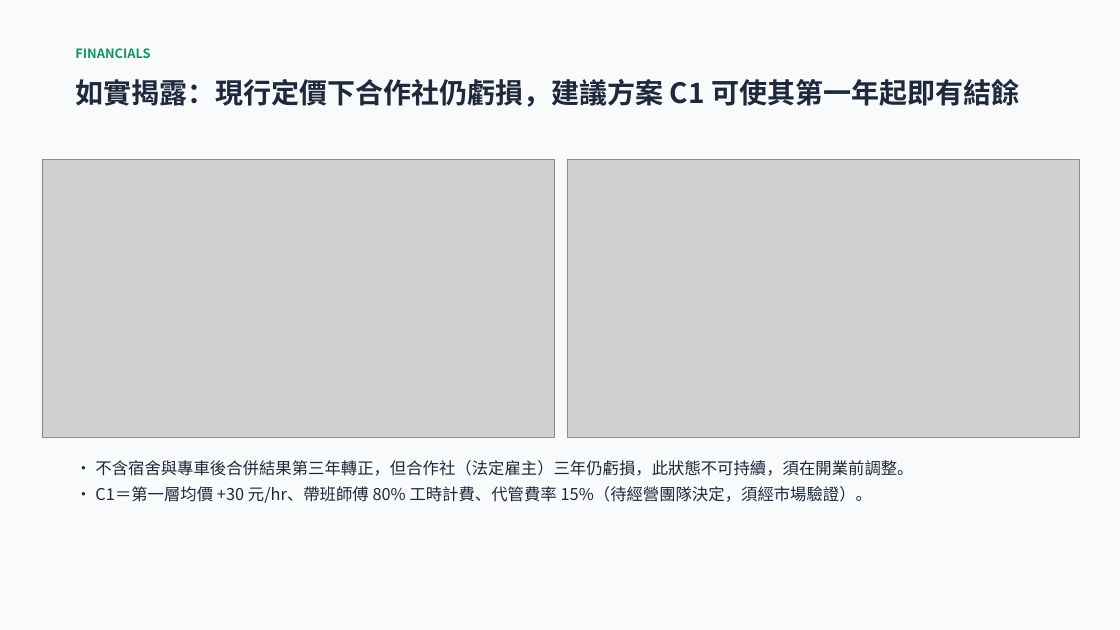
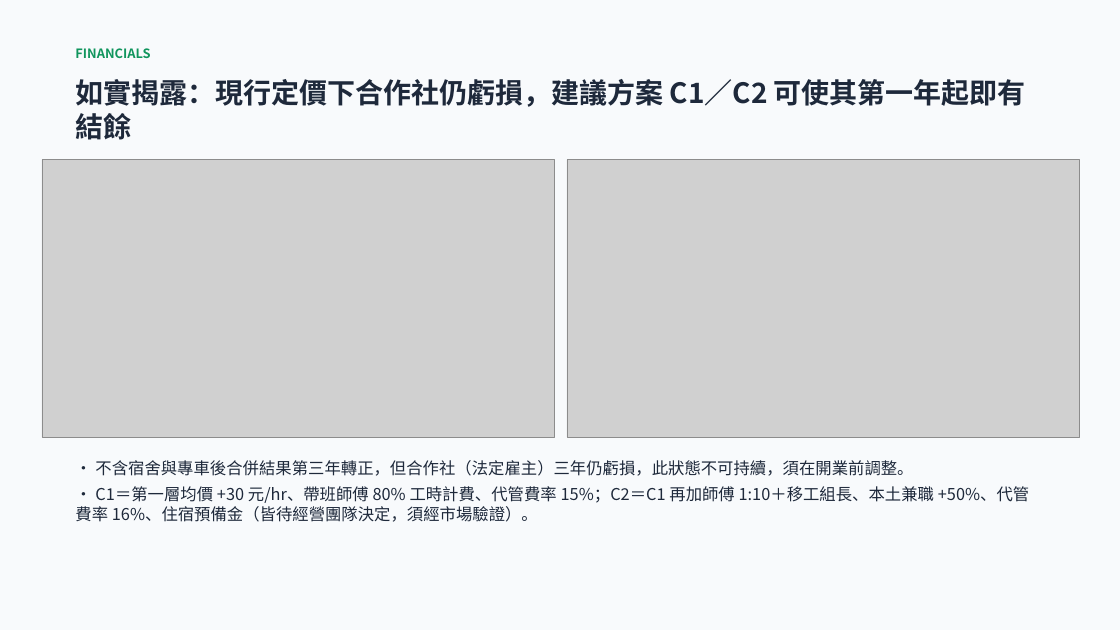
Before and after one commit to xx8888x/agridispatch, a slide deck: slide 8 of 06_簡報與路演Pitch/02_智農派工_Demo簡報_加速器Pitch.pptx. Drawn at 1120x630 pixels with LibreOffice and Linux fonts; fonts in the diff are those of the drawing; grey boxes stand for pictures. Boxes give left, top, right and bottom in pixels: in the first picture for what was removed or moved away, otherwise in the second. Text is boxed around its words. In the diff, an @@ line names an element or a change of style, - is before the commit and + after.

```diff
--- a/06_簡報與路演Pitch/02_智農派工_Demo簡報_加速器Pitch.pptx
+++ b/06_簡報與路演Pitch/02_智農派工_Demo簡報_加速器Pitch.pptx
@@ text at [75, 79, 1026, 140]: text changed @@
-如實揭露：現行定價下合作社仍虧損，建議方案 C1 可使其第一年起即有結餘
+如實揭露：現行定價下合作社仍虧損，建議方案 C1／C2 可使其第一年起即有結餘
@@ text at [75, 486, 1029, 522]: text changed @@
-• C1＝第一層均價 +30 元/hr、帶班師傅 80% 工時計費、代管費率 15%（待經營團隊決定，須經市場驗證）。
+• C1＝第一層均價 +30 元/hr、帶班師傅 80% 工時計費、代管費率 15%；C2＝C1 再加師傅 1:10＋移工組長、本土兼職 +50%、代管費率 16%、住宿預備金（皆待經營團隊決定，須經市場驗證）。
```
Also in this commit, not shown: 1 other slide changed, 15 other files.
